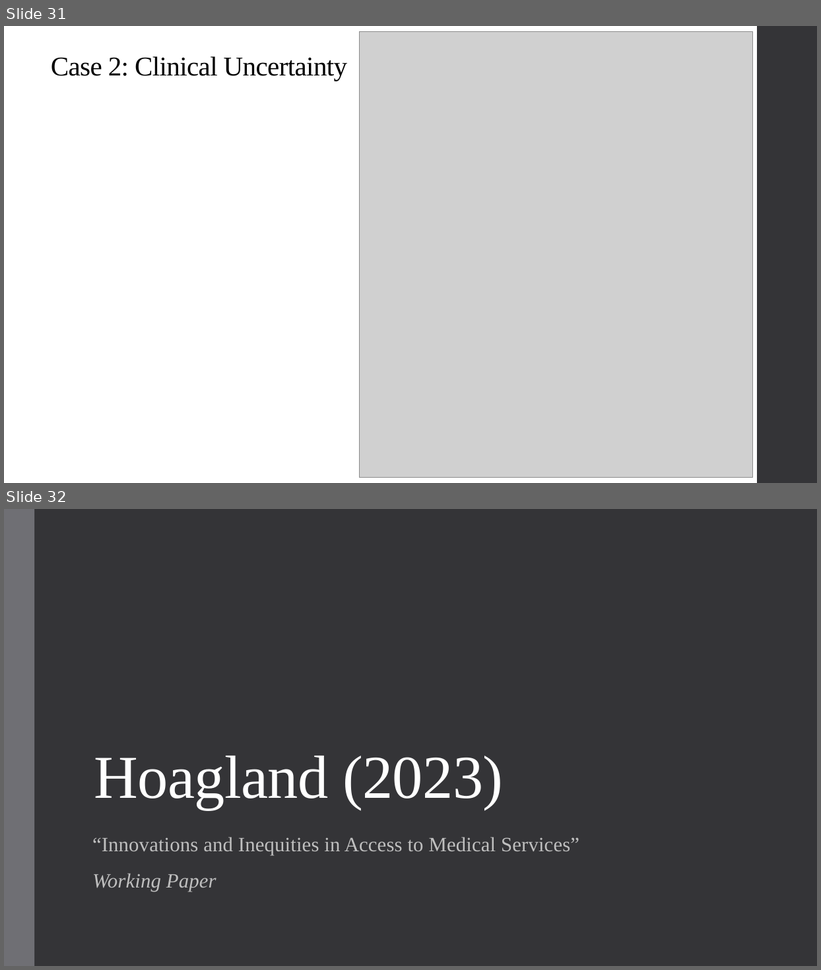
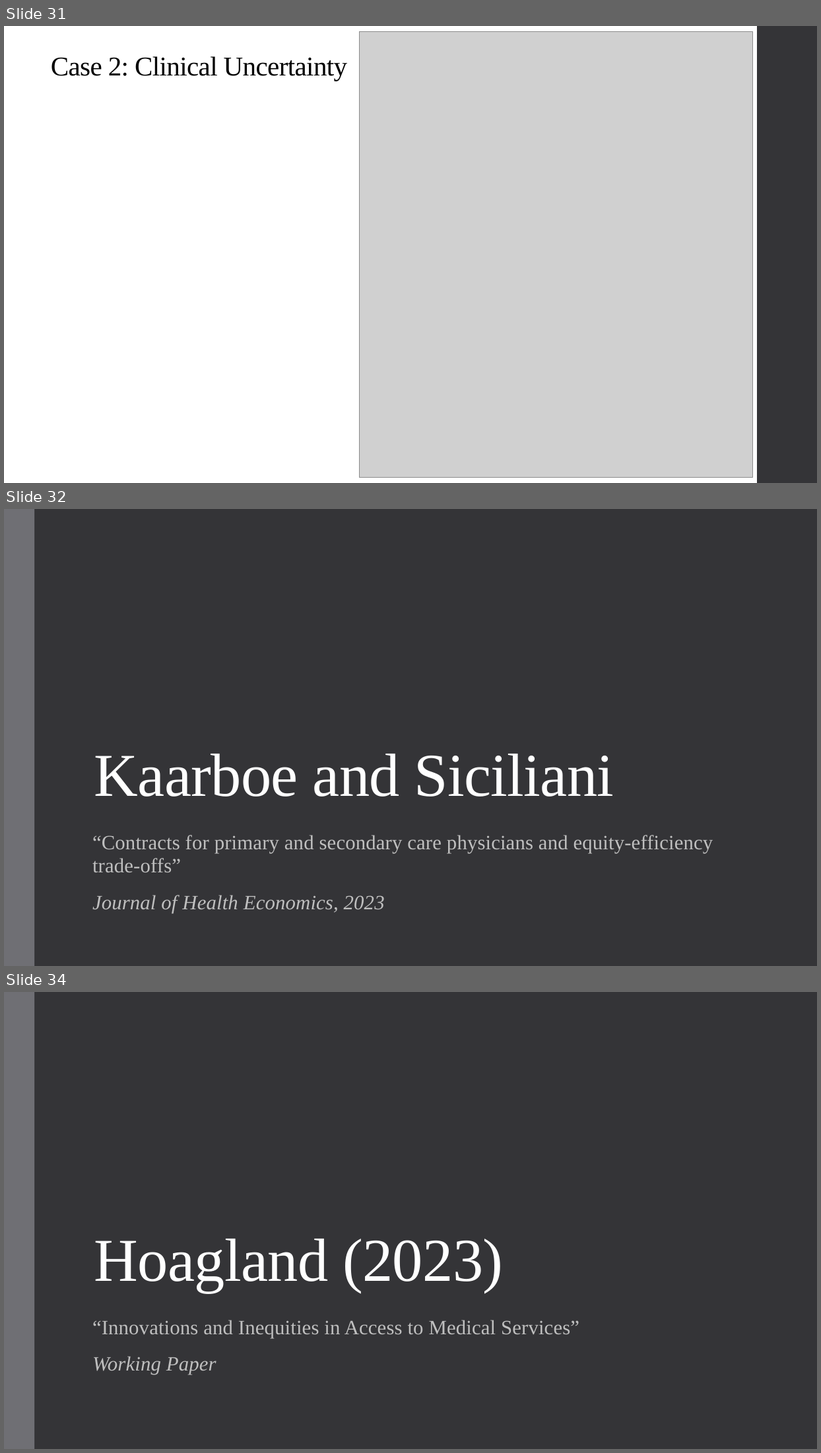
Before and after one commit to alex-hoagland/HAD6750H, a slide deck: Lecture08_HealthEquity/L8Slides_HealthEquity_2023W.pptx. Shown one above the other, each under a label of ours: slides 31 and 32 before the commit, slides 31, 32 and 34 after it; the slides between them are not shown. The pictures are 821x970 and 821x1453 pixels, drawn with LibreOffice and Linux fonts; fonts in the diff are those of the drawing; grey boxes stand for pictures. Boxes give left, top, right and bottom in pixels: in the first picture for what was removed or moved away, otherwise in the second. Text is boxed around its words. In the diff, an @@ line names an element or a change of style, - is before the commit and + after.

```diff
--- a/Lecture08_HealthEquity/L8Slides_HealthEquity_2023W.pptx
+++ b/Lecture08_HealthEquity/L8Slides_HealthEquity_2023W.pptx
@@ slide 32 added at [4, 509, 817, 966], background #353537; not listed: 1 template element that a slide beside it also shows @@
@@ title added at [94, 754, 614, 797], 72 pt, text #FFFFFF @@
+Kaarboe and Siciliani
@@ text added at [92, 835, 714, 914], 24 pt, text #BFBFBF @@
+“Contracts for primary and secondary care physicians and equity-efficiency trade-offs”
+Journal of Health Economics, 2023
@@ what was slide 32 is now slide 34 @@
```
Also in this commit, not shown: 1 slide changed, 1 other slide added, 9 other files.
